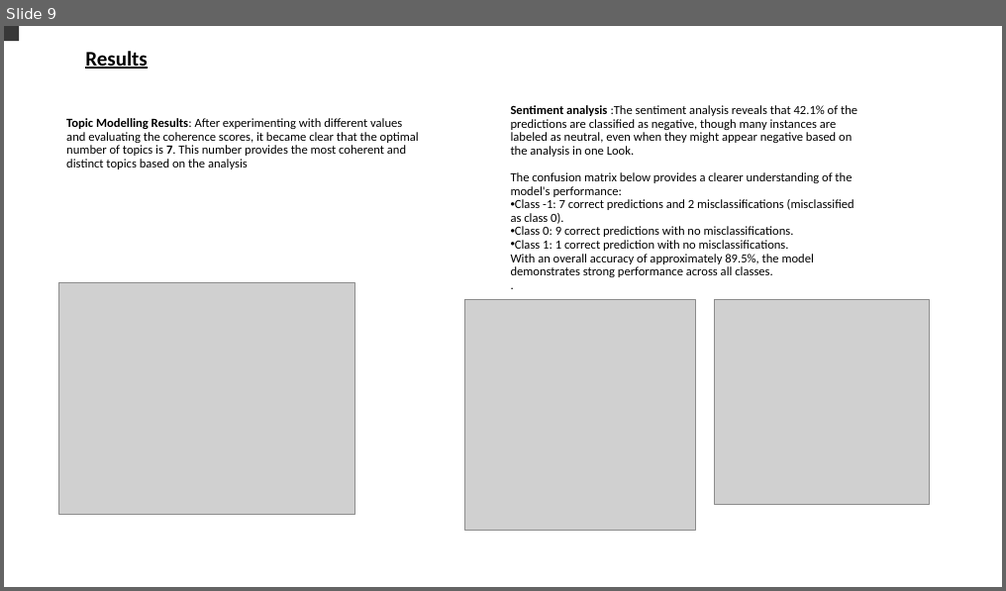
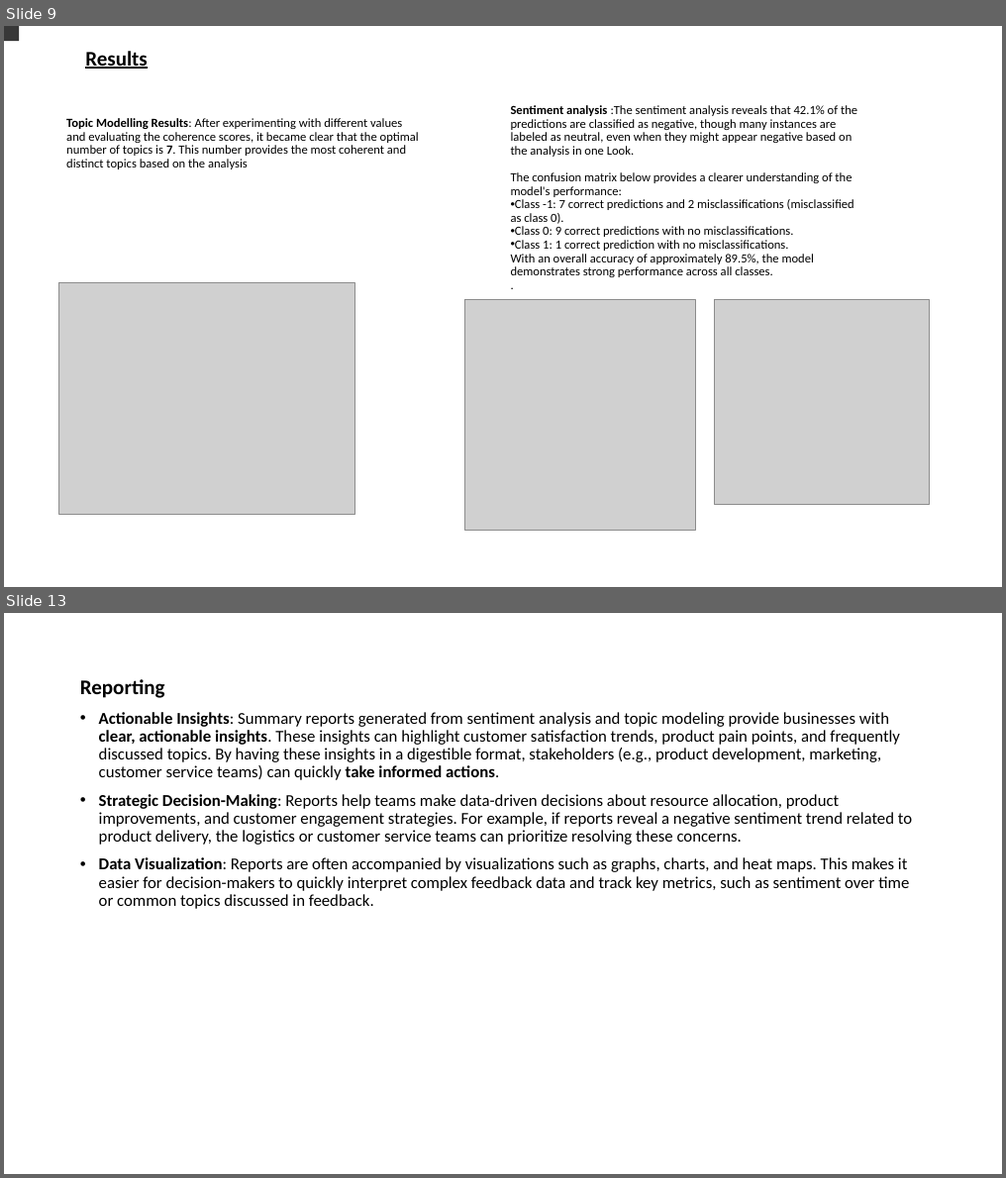
Before and after one commit to ShiviV/DHL-Sentiment-and-Topic-modelling, a slide deck: DHL Approach.pptm. Shown one above the other, each under a label of ours: slide 9 before the commit, slides 9 and 13 after it; the slides between them are not shown. The pictures are 1006x591 and 1006x1178 pixels, drawn with LibreOffice and Linux fonts; fonts in the diff are those of the drawing; grey boxes stand for pictures. Boxes give left, top, right and bottom in pixels: in the first picture for what was removed or moved away, otherwise in the second. Text is boxed around its words. In the diff, an @@ line names an element or a change of style, - is before the commit and + after.

```diff
--- a/DHL Approach.pptm
+++ b/DHL Approach.pptm
@@ slide 13 added at [4,613,1002,1174], background #FFFFFF @@
@@ text added at [80,679,912,909], 16 pt, text #000000 @@
+Reporting
+• Actionable Insights: Summary reports generated from sentiment analysis and topic modeling provide businesses with clear, actionable insights. These insights can highlight customer satisfaction trends, product pain points, and frequently discussed topics. By having these insights in a digestible format, stakeholders (e.g., product development, marketing, customer service teams) can quickly take informed actions.
+• Strategic Decision-Making: Reports help teams make data-driven decisions about resource allocation, product improvements, and customer engagement strategies. For example, if reports reveal a negative sentiment trend related to product delivery, the logistics or customer service teams can prioritize resolving these concerns.
+• Data Visualization: Reports are often accompanied by visualizations such as graphs, charts, and heat maps. This makes it easier for decision-makers to quickly interpret complex feedback data and track key metrics, such as sentiment over time or common topics discussed in feedback.
```
Also in this commit, not shown: 5 slides changed, 1 other slide added, 2 slides removed.
